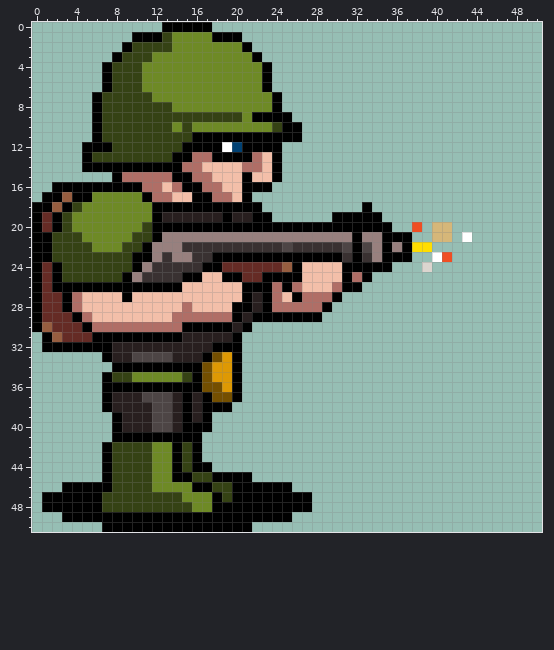
Two versions of one pixel-art sprite, media/Character/shooting_right.png. This is how it looked before the edit.
The file is 400x300 pixels, drawn in blocks of 2x2; one block is one cell here. Colours within 5 levels of each other are drawn and written as one. The old version is drawn lined up with the new one, on the new canvas.
Now the later version:
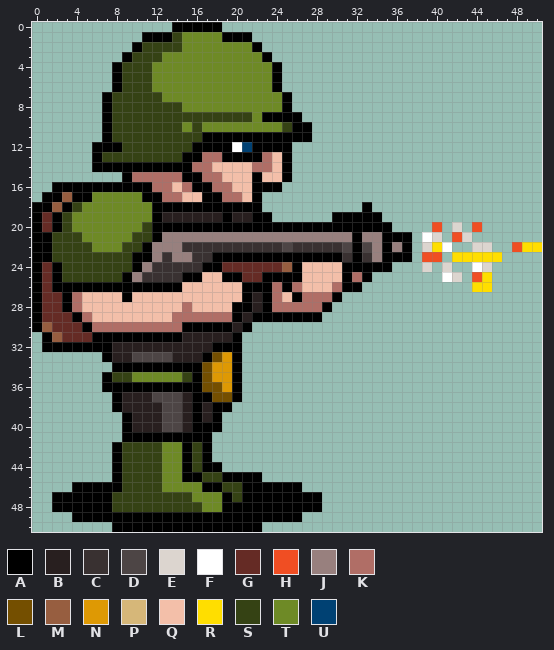
Palette (. is transparent): A #000000  B #281f1f  C #393131  D #4d4545  E #dcd5cf  F #ffffff  G #652b25  H #f04e23  J #98807e  K #b06e66  L #744f00  M #975e40  N #de9904  P #d6b779  Q #f3bfa9  R #ffde00  S #354214  T #6e8a26  U #004173
Diff:
canvas 200x150 -> 51x51, the old top-left corner now at -81,-50 (the part of the old canvas that was cut away was empty and is not shown)
@@ x 0..50 @@
- 0 .............AAAAA.................................
- 1 ..........AAASTTTTAAA..............................
- 2 .........ASSSSTTTTTTTA.............................
- 3 ........ASSSTTTTTTTTTTA............................
- 4 .......ASSSTTTTTTTTTTTTA...........................
- 5 .......ASSSTTTTTTTTTTTTA...........................
- 6 .......ASSSTTTTTTTTTTTTA...........................
- 7 ......ASSSSSTTTTTTTTTTTTA..........................
- 8 ......ASSSSSSSTTTTTTTTTTA..........................
- 9 ......ASSSSSSSSSSSSSSTAAAA.........................
-10 ......ASSSSSSSTSTTTTTTTTSAA........................
-11 ......ASSSSSSSSSAAAAAAAAAAA........................
-12 .....AAASSSSSSSAAAAFUAAAA..........................
-13 .....ASSSSSSSSAAKKAAAAKQA..........................
-14 .....AAAAAAAAAAKKQQQQKKQA..........................
-15 ........AKKKKKAAKKQQQAQQA..........................
-16 ..AAAAAAAAAKKQKAAKKQQAAA...........................
-17 .AAMAATTTTTAKKQQAAKKQA.............................
+ 0 ..............AAAAA................................
+ 1 ...........AAASTTTTAAA.............................
+ 2 ..........ASSSSTTTTTTTA............................
+ 3 .........ASSSTTTTTTTTTTA...........................
+ 4 ........ASSSTTTTTTTTTTTTA..........................
+ 5 ........ASSSTTTTTTTTTTTTA..........................
+ 6 ........ASSSTTTTTTTTTTTTA..........................
+ 7 .......ASSSSSTTTTTTTTTTTTA.........................
+ 8 .......ASSSSSSSTTTTTTTTTTA.........................
+ 9 .......ASSSSSSSSSSSSSSTAAAA........................
+10 .......ASSSSSSSTSTTTTTTTTSAA.......................
+11 .......ASSSSSSSSSAAAAAAAAAAA.......................
+12 ......AAASSSSSSSAAAAFUAAAA.........................
+13 ......ASSSSSSSSAAKKAAAAKQA.........................
+14 ......AAAAAAAAAAKKQQQQKKQA.........................
+15 .........AKKKKKAAKKQQQAQQA.........................
+16 ..AAAAAAAAAAKKQKAAKKQQAAA..........................
+17 .AAMAATTTTTAAKKQQAAKKQA............................
 18 AAMASTTTTTTTAAAAAAAAAAA..........A.................
 19 AGASTTTTTTTTABBBBBBABBAA......AAAAA................
-20 AGASTTTTTTTSAAAAAAAAAAAAAAAAAAAAAAAA..H.PP.........
-21 AASSSTTTTTSSAJJJJJJJJJJJJJJJJJJJAJJAAA..PP.F.......
-22 AASSSSTTTSSAJJJCCCCCCCCCCDCCCCCDADJAJARR...........
-23 AASSSSSSSSAAJCJJCCAAAAAAAAAAAAACACJAAA..FH.........
-24 AGASSSSSSSAJCCCCCAAGGGGGGMAQQQQAAAAA...E...........
-25 AGASSSSSSAJCCCCAAQQAAGGAAAAQQQQAKA.................
-26 AGAAAAAAAAAAAAAQQQQQQAAAKAKQQQKAA..................
+20 AGASTTTTTTTSAAAAAAAAAAAAAAAAAAAAAAAA....H.E.H......
+21 AASSSTTTTTSSAJJJJJJJJJJJJJJJJJJJAJJAAA.FE.HE.......
+22 AASSSSTTTSSAJJJCCCCCCCCCCDCCCCCDADJAJA.ERF..EE..HRR
+23 AASSSSSSSSAAJCJJCCAAAAAAAAAAAAACACJAAA.HH.RRRRR....
+24 AGASSSSSSSAJCCCCCAAGGGGGGMAQQQQAAAAA...E.E..FE.....
+25 AGASSSSSSAJCCCCAAQQAAGGAAAAQQQQAKA.......FE.HR.....
+26 AGAAAAAAAAAAAAAQQQQQQAAAKAKQQQKAA...........RR.....
 27 AGGAKQQQQAQQQQQQQQQQQABAKQAKKKA....................
@@ x 0..30 @@
 36 .......AAAAAAAAAALLNA..........
-37 .......ABBBDDDBABALLA..........
-38 .......ABBBBDDBABAAA...........
-39 ........ABBBDDBABA.............
-40 ........ABBBDDBAAA.............
-41 ........AAAAAAAAA..............
-42 .......ASSSSTTASA..............
-43 .......ASSSSTTASA..............
-44 .......ASSSSTTASAA.............
-45 .......ASSSSTTAASSAAAA.........
-46 ...AAAAASSSSTTTTAASSAAAAAA.....
-47 .AAAAAASSSSSSSSTTTASAAAAAAAA...
-48 .AAAAAASSSSSSSSSTTAAAAAAAAAA...
-49 ...AAAAAAAAAAAAAAAAAAAAAAA.....
-50 .......AAAAAAAAAAAAAAA.........
+37 ........ABBBDDDBAALLA..........
+38 ........ABBBBDDBABAA...........
+39 .........ABBBDDBABA............
+40 .........ABBBDDBAAA............
+41 .........AAAAAAAAA.............
+42 ........ASSSSTTASA.............
+43 ........ASSSSTTASA.............
+44 ........ASSSSTTASAA............
+45 ........ASSSSTTAASSAAAA........
+46 ....AAAAASSSSTTTTAASSAAAAAA....
+47 ..AAAAAASSSSSSSSTTTASAAAAAAAA..
+48 ..AAAAAASSSSSSSSSTTAAAAAAAAAA..
+49 ....AAAAAAAAAAAAAAAAAAAAAAA....
+50 ........AAAAAAAAAAAAAAA........
